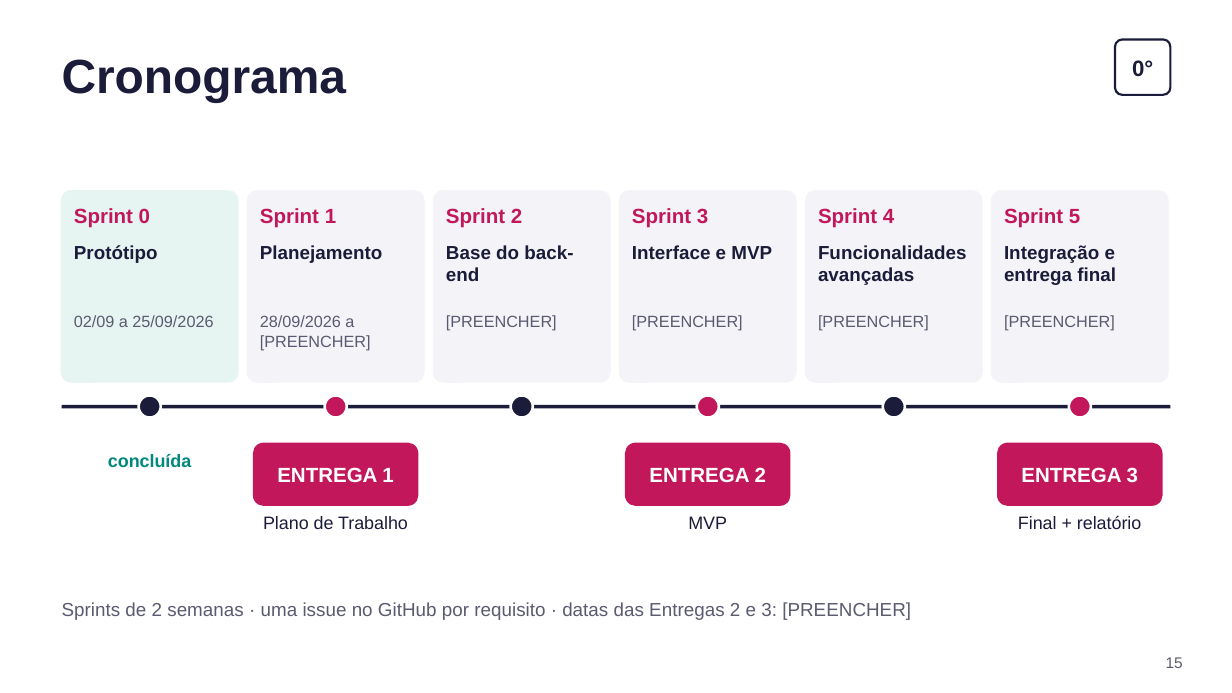
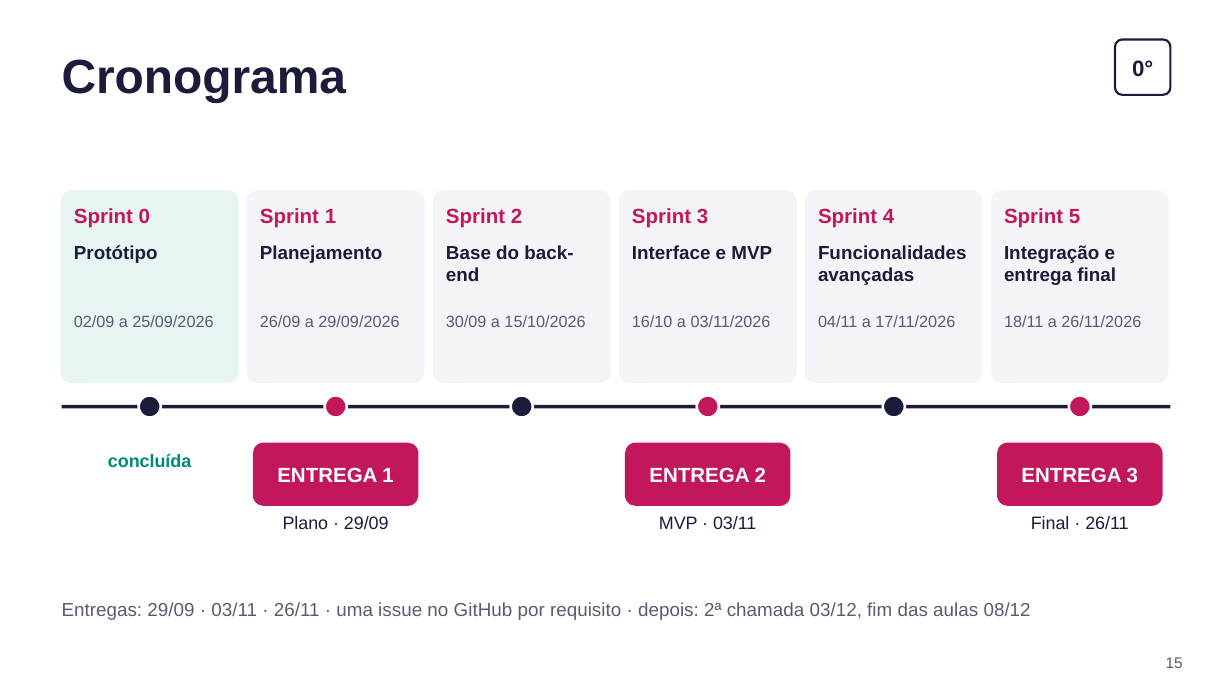
Before and after one commit to costamaiavitor/Site-Zero-Grau, a slide deck: slide 15 of docs/entrega-1/Entrega1_Apresentacao_ZeroGrau.pptx. Drawn at 1232x693 pixels with LibreOffice and Linux fonts; fonts in the diff are those of the drawing. Boxes give left, top, right and bottom in pixels: in the first picture for what was removed or moved away, otherwise in the second. Text is boxed around its words. In the diff, an @@ line names an element or a change of style, - is before the commit and + after.

```diff
--- a/docs/entrega-1/Entrega1_Apresentacao_ZeroGrau.pptx
+++ b/docs/entrega-1/Entrega1_Apresentacao_ZeroGrau.pptx
@@ text at (x1=260, y1=315, x2=399, y2=327): text changed @@
-28/09/2026 a [PREENCHER]
+26/09 a 29/09/2026
@@ text at (x1=446, y1=315, x2=585, y2=327): text changed @@
-[PREENCHER]
+30/09 a 15/10/2026
@@ text at (x1=632, y1=315, x2=771, y2=327): text changed @@
-[PREENCHER]
+16/10 a 03/11/2026
@@ text at (x1=818, y1=315, x2=955, y2=327): text changed @@
-[PREENCHER]
+04/11 a 17/11/2026
@@ text at (x1=1004, y1=315, x2=1141, y2=327): text changed @@
-[PREENCHER]
+18/11 a 26/11/2026
@@ text at (x1=283, y1=516, x2=389, y2=529): text changed @@
-Plano de Trabalho
+Plano · 29/09
@@ text at (x1=659, y1=516, x2=756, y2=529): text changed @@
-MVP
+MVP · 03/11
@@ text at (x1=1031, y1=516, x2=1128, y2=529): text changed @@
-Final + relatório
+Final · 26/11
@@ text at (x1=62, y1=602, x2=1031, y2=620): text changed @@
-Sprints de 2 semanas · uma issue no GitHub por requisito · datas das Entregas 2 e 3: [PREENCHER]
+Entregas: 29/09 · 03/11 · 26/11 · uma issue no GitHub por requisito · depois: 2ª chamada 03/12, fim das aulas 08/12
```
Also in this commit, not shown: 1 other slide changed, 7 other files.
